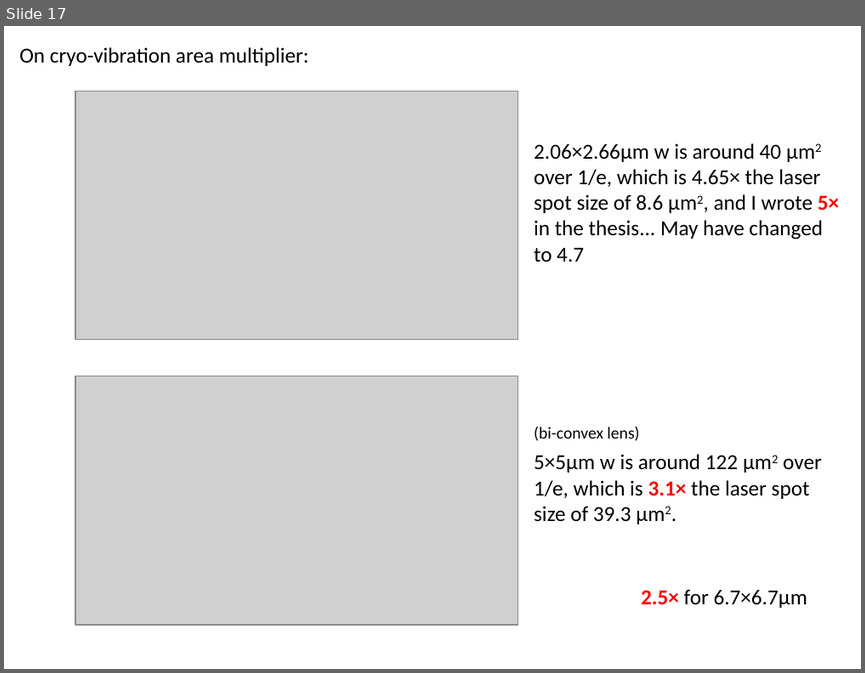
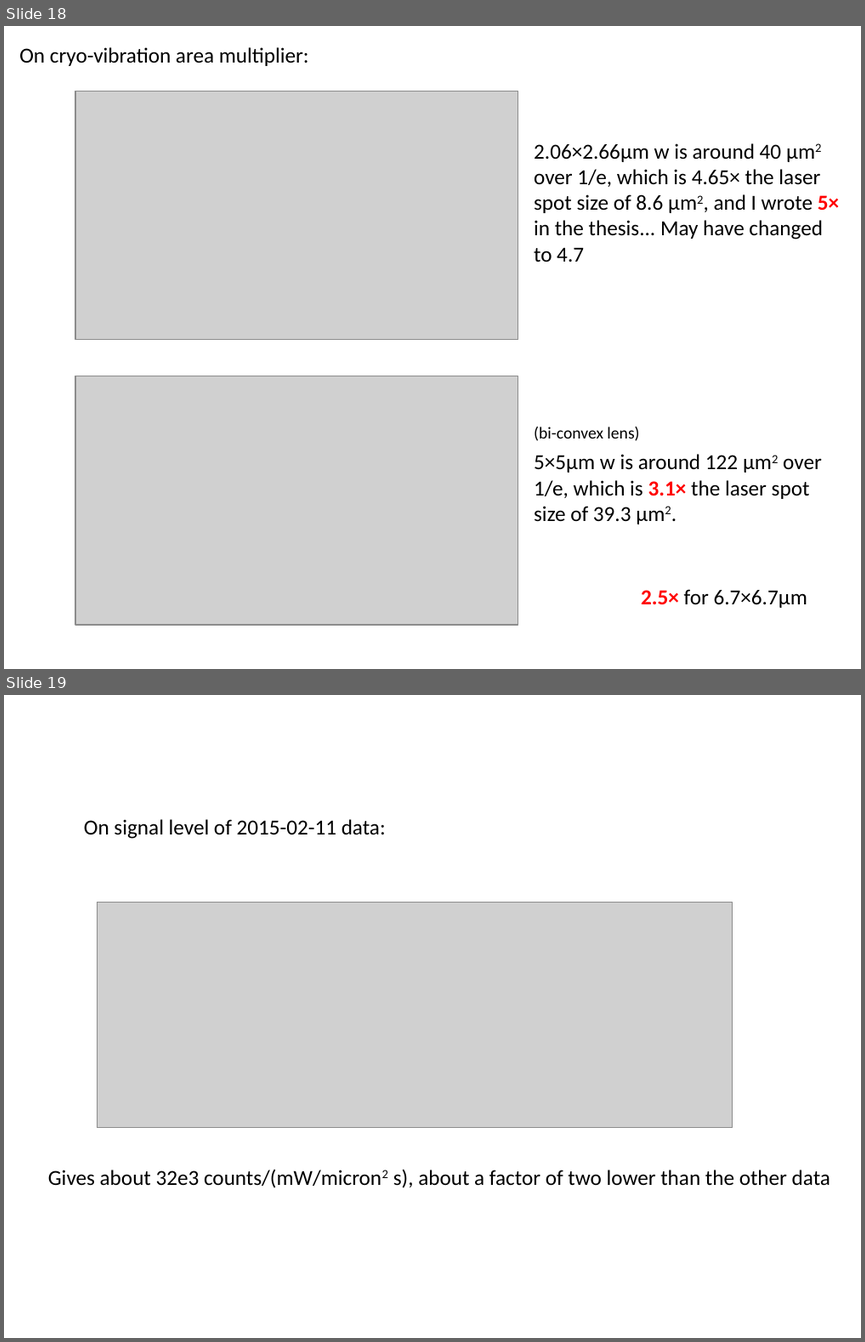
Before and after one commit to Waltmon/timthesis, a slide deck: thought_process.pptx. Shown one above the other, each under a label of ours: slide 17 before the commit, slides 18 and 19 after it. The pictures are 865x673 and 865x1342 pixels, drawn with LibreOffice and Linux fonts; fonts in the diff are those of the drawing; grey boxes stand for pictures. Boxes give left, top, right and bottom in pixels: in the first picture for what was removed or moved away, otherwise in the second. Text is boxed around its words. In the diff, an @@ line names an element or a change of style, - is before the commit and + after.

```diff
--- a/thought_process.pptx
+++ b/thought_process.pptx
@@ slide 19 added at [4,695,861,1338], background #FFFFFF @@
@@ text added at [84,819,386,839], 18 pt, text #000000 @@
+On signal level of 2015-02-11 data:
@@ picture added at [97,902,732,1128] @@
@@ text added at [48,1169,830,1188], 18 pt, text #000000 @@
+Gives about 32e3 counts/(mW/micron2 s), about a factor of two lower than the other data
@@ what was slide 17 is now slide 18 @@
```
Also in this commit, not shown: 1 slide changed, 1 other slide added, 33 other files.
